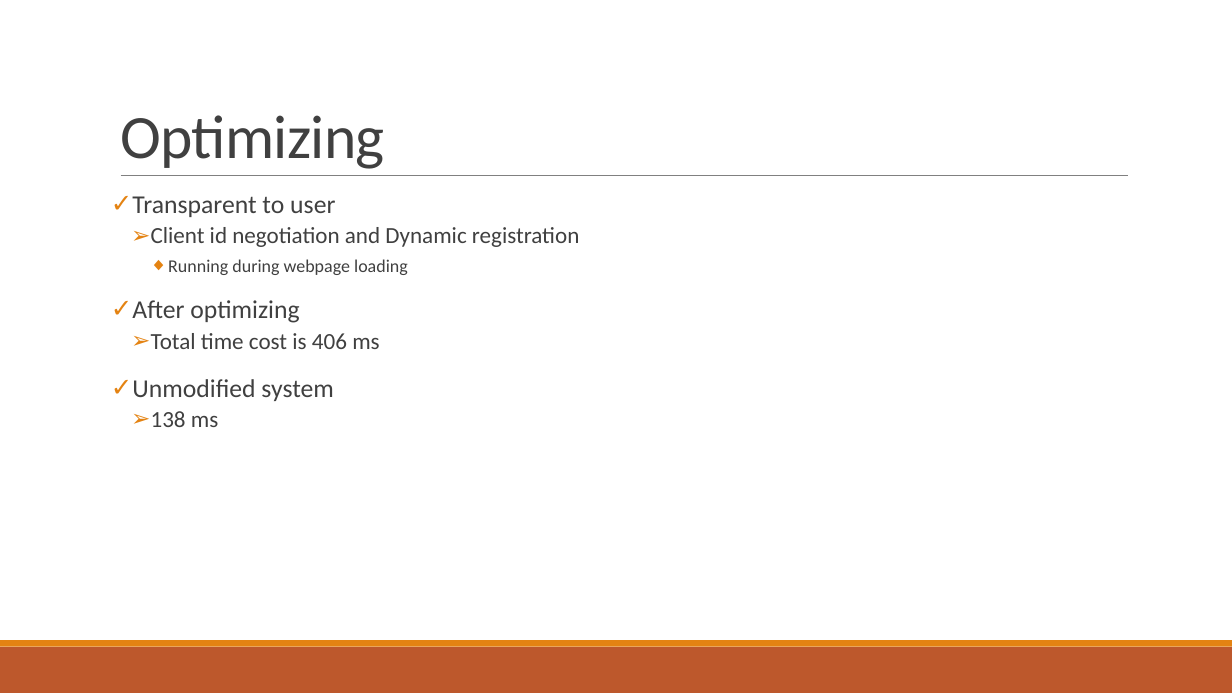
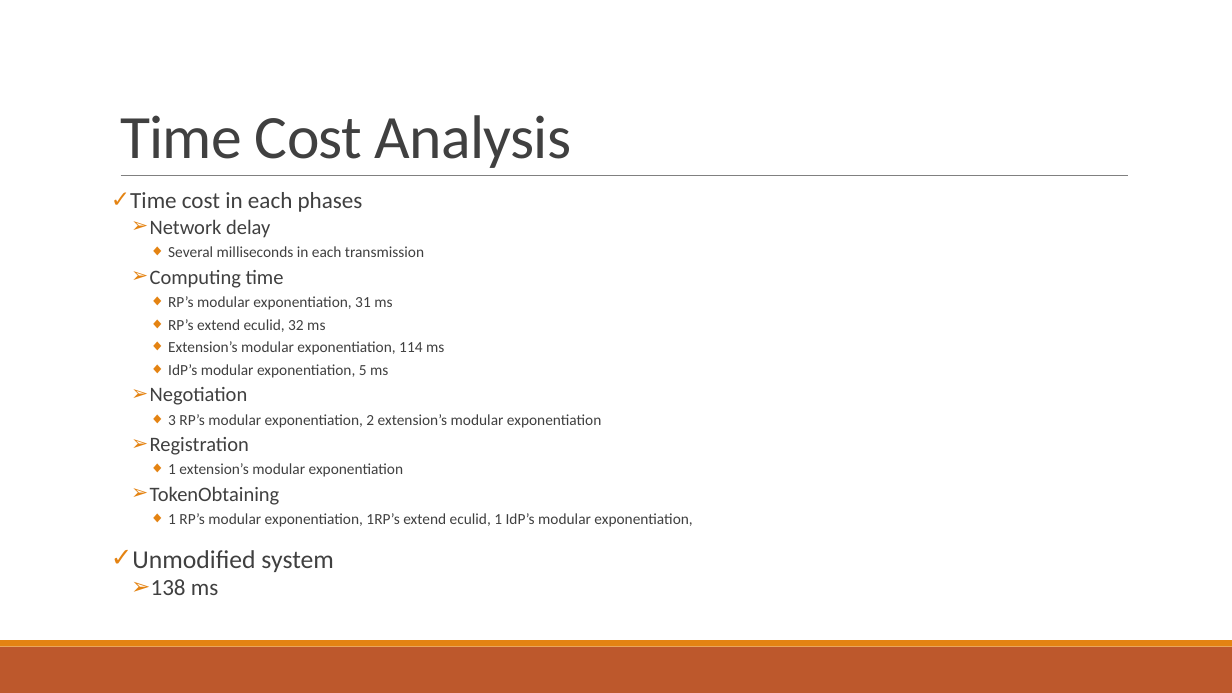
Before and after one commit to cqguo/OIDC-latex, a slide deck: slide 44 of documents/PriOIDC.pptx. Drawn at 1232x693 pixels with LibreOffice and Linux fonts; fonts in the diff are those of the drawing. Boxes give left, top, right and bottom in pixels: in the first picture for what was removed or moved away, otherwise in the second. Text is boxed around its words. In the diff, an @@ line names an element or a change of style, - is before the commit and + after.

```diff
--- a/documents/PriOIDC.pptx
+++ b/documents/PriOIDC.pptx
@@ title at (120, 115, 572, 168): text changed @@
-Optimizing
+Time Cost Analysis
@@ text at (130, 192, 692, 527): text changed; size 18 to 12 pt @@
-✓ Transparent to user
-  ➢ Client id negotiation and Dynamic registration
-    ◆ Running during webpage loading
-✓ After optimizing
-  ➢ Total time cost is 406 ms
+✓ Time cost in each phases
+  ➢ Network delay
+    ◆ Several milliseconds in each transmission
+  ➢ Computing time
+    ◆ RP’s modular exponentiation, 31 ms
+    ◆ RP’s extend eculid, 32 ms
+    ◆ Extension’s modular exponentiation, 114 ms
+    ◆ IdP’s modular exponentiation, 5 ms
+  ➢ Negotiation
+    ◆ 3 RP’s modular exponentiation, 2 extension’s modular exponentiation
+  ➢ Registration
+    ◆ 1 extension’s modular exponentiation
+  ➢ TokenObtaining
+    ◆ 1 RP’s modular exponentiation, 1RP’s extend eculid, 1 IdP’s modular exponentiation,
@@ text at (132, 550, 333, 595): line spacing 0.9 to 0.8 @@
```
Also in this commit, not shown: 1 other slide changed.
